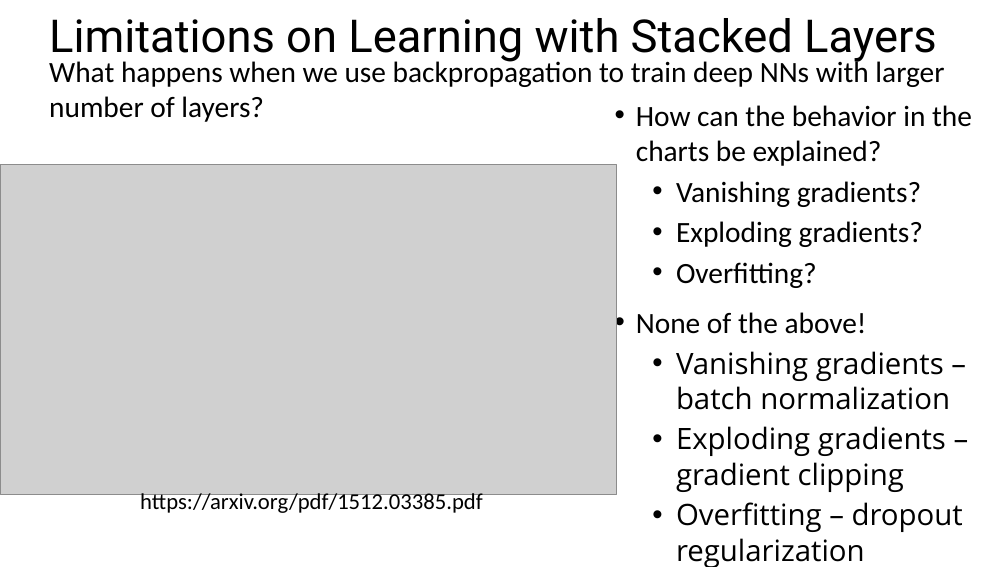
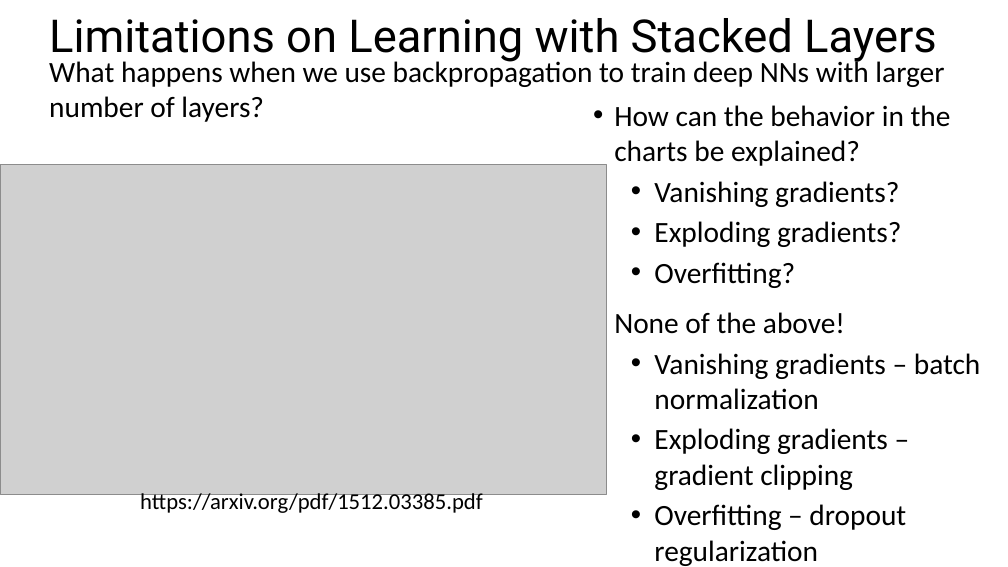
Before and after one commit to StephenElston/CSCI-E25, a slide deck: slide 42 of Slides/6_ConvolutionalNNs.pptx (slide 41 before the commit). Drawn at 1008x567 pixels with LibreOffice and Linux fonts; fonts in the diff are those of the drawing; grey boxes stand for pictures; background and template pictures are left out. Boxes give left, top, right and bottom in pixels: in the first picture for what was removed or moved away, otherwise in the second. Text is boxed around its words. In the diff, an @@ line names an element or a change of style, - is before the commit and + after.

```diff
--- a/Slides/6_ConvolutionalNNs.pptx
+++ b/Slides/6_ConvolutionalNNs.pptx
@@ text "How can the behavior in ...": place and size @@
-text "How can the behavior in ..." at <box>636,105,972,567</box>
+text "How can the behavior in ..." at <box>614,105,981,566</box>
@@ picture: place and size @@
-picture at <box>0,165,617,495</box>
+picture at <box>0,165,606,495</box>
@@ text at <box>654,353,981,566</box>: font Open Sans to Calibri in "Vanishing gradients – batch normalization", "Exploding gradients – gradient clipping", "Overfitting – dropout regularization" @@
```
Also in this commit, not shown: 11 other slides changed, 4 slides added, 1 other file.
